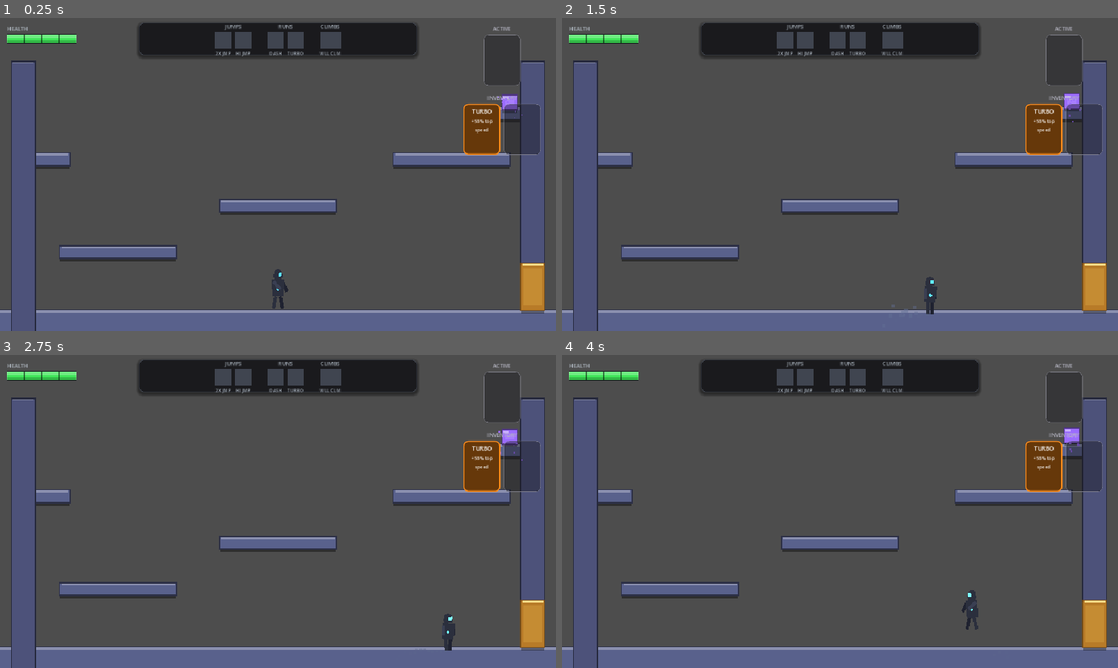
Above: before the commit, frames 1-4 (two rows, left to right).
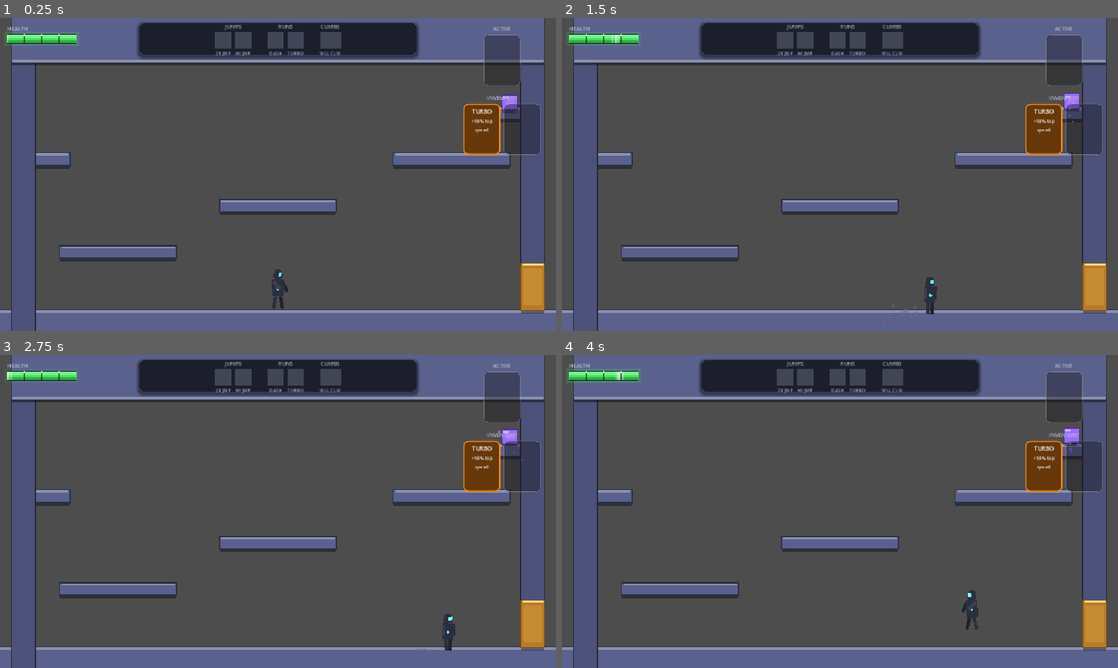
Above: after the commit, the same moments.

Repository: andy-augustine/godot-helloworld
Game: Godot game, scene res://World.tscn
The game is run twice, just before and just after one commit, with the same random seed, the same clock (stepped at 60 frames per second) and the same inputs.
Inputs (mouse positions are in pixels of both pictures, inside the frame that each line leads up to):
- Up to frame 1 (0.25 s): no input
- Up to frame 2 (1.5 s): tap Enter (ui_accept) at 0.5 s; move the mouse to (962, 158) at 0.52 s; hold D (move_right) 0.53-1.25 s; tap Shift (dash) at 0.6 s; click (962, 158) at 0.67 s; tap Space (jump) at 0.77 s; drag from (728, 190) to (1073, 99) at 1.27 s
- Up to frame 3 (2.75 s): move the mouse to (333, 442) at 2.02 s; hold D (move_right) from 2.03 s (still down); tap Shift (dash) at 2.1 s
- Up to frame 4 (4 s): release D (move_right) at 2.75 s; drag from (812, 574) to (1095, 624) at 2.77 s; move the mouse to (1006, 558) at 3.52 s; hold A (move_left) from 3.53 s (still down); tap Shift (dash) at 3.6 s; tap Space (jump) at 3.77 s

The runs differ from the first frame. In frame 1, 9.0% of the frame differs, in the area x 0-98%, y 0-16%; in frame 2, 9.0%; in frame 3, 9.0%; in frame 4, 9.0%.

Commit message:
P2 follow-up: fix Room 2 door, add ceiling visuals, more HealthBar sizzle
Three issues from playtest:

1. SecondRoom DoorL was unreachable from inside the room — WallLeft (40x800
   at y=400, spanning y=0-800) overlapped DoorL (40x80 at y=720, spanning
   y=680-760), so the player got blocked by the wall before reaching the
   door. Pre-existing geometry bug, only noticeable now that traversal is
   bidirectional. Fix: shorten WallLeft to 40x680 at y=340 (spans y=0-680),
   matching the StartingRoom WallRight + DoorR pattern where the wall
   stops directly above the door.

2. StartingRoom ceiling had no Visual node, and the bounds (468 tall) are
   smaller than the viewport (~823 tall), so the camera shows above the
   bounds top — leaving a visible gap above the walls where there was no
   ceiling. Fix: add procedural-static Visual stacks to ceilings in all 3
   rooms. StartingRoom ceiling visual extends 200px upward from bounds top
   to fill the visible gap (collision shape unchanged at 40px tall).
   SecondRoom + ThirdRoom ceilings get matching 100px-tall visuals for
   consistency, even though their viewport-vs-bounds ratio doesn't strictly
   need it.

3. HealthBar sizzle pass — added animated layers on top of the existing
   shadow/gloss/shade structure:
   - Outer ambient halo: two stacked rects with falling alpha that pulse
     subtly (HALO_PERIOD 3.2s) using the current fill color, so the bar
     feels alive even when nothing's happening.
   - Animated shimmer sweep: bright vertical band travels left-to-right
     across the fill on a 2.4s loop, built as 5 narrow slices with falloff
     for soft edges (cheap fake of a shader gradient).
   - Golden cap on the right edge of the fill: 3px brighter slice + a 1px
     near-white inner edge, gives the fill momentum/direction.
   - Pip caps at segment dividers: small bright dots above each segment
     line, reads as polished section markers.
   Existing damage flash, critical pulse, drop shadow, top gloss, bottom
   shade, and outer rim all preserved.

Co-Authored-By: Claude Opus 4.7 (1M context) <noreply@anthropic.com>

Diff:
--- a/hud/HealthBar.gd
+++ b/hud/HealthBar.gd
@@ -1,13 +1,15 @@
 extends Control
 
 # Segmented health bar. Drawn via _draw() so we have full control over the
-# Metroid-style segment dividers, color gradient, and damage flash — a stock
-# ProgressBar would need theme overrides to match, and this is ~40 lines either way.
+# Metroid-style segment dividers, color gradient, damage flash, critical pulse,
+# animated shimmer sweep, ambient halo, and cap glint — a stock ProgressBar
+# would need a half-dozen theme overrides to come close.
 #
 # Driven by the parent HUD calling set_health(current, maximum) when the player
 # emits health_changed. The bar lerps toward `_current` so changes feel like a
 # drain rather than a snap, shifts color from green → yellow → red as health
-# drops, and pulses white briefly when damage lands.
+# drops, pulses when damage lands, and shimmers continuously so it reads as
+# "alive" instead of static UI.
 
 const SEG_GAP: float = 2.0       # px gap between segments
 const BAR_HEIGHT: float = 14.0
@@ -29,6 +31,15 @@
 const PULSE_FREQUENCY: float = 4.0       # Hz
 const PULSE_BRIGHTEN_AMOUNT: float = 0.45 # 0..1 toward white at peak
 
+# Sizzle layer — always on, gives the bar life without competing with damage cues.
+const SHIMMER_PERIOD: float = 2.4         # seconds for one left-to-right shimmer pass
+const SHIMMER_WIDTH_RATIO: float = 0.18   # band width as fraction of bar width
+const SHIMMER_PEAK_ALPHA: float = 0.55    # 0..1 brightness add at peak of band
+const HALO_PERIOD: float = 3.2            # seconds for one halo pulse cycle
+const HALO_BASE_ALPHA: float = 0.06       # halo glow at trough
+const HALO_PEAK_ALPHA: float = 0.18       # halo glow at peak
+const HALO_PADDING: float = 4.0           # px outside bar each direction
+
 var _current: float = 100.0
 var _maximum: float = 100.0
 var _display: float = 100.0       # lerped value for smooth drain animation
@@ -36,6 +47,8 @@
 var _segments: int = 4
 var _pulse_phase: float = 0.0     # accumulated radians for critical-pulse sin
 var _critical_pulse: float = 0.0  # 0..1 brightness add when in critical zone
+var _shimmer_t: float = 0.0       # 0..1 looped position of shimmer band
+var _halo_t: float = 0.0          # accumulated radians for halo pulse
 
 func set_health(current: int, maximum: int) -> void:
 	if float(current) < _current:
@@ -55,6 +68,10 @@
 		_pulse_phase = 0.0
 		_critical_pulse = 0.0
 
+	# Sizzle: shimmer sweeps left-to-right continuously, halo pulses on its own beat
+	_shimmer_t = fmod(_shimmer_t + delta / SHIMMER_PERIOD, 1.0)
+	_halo_t += delta * TAU / HALO_PERIOD
+
 	queue_redraw()
 
 func _draw() -> void:
@@ -62,43 +79,101 @@
 	var h: float = BAR_HEIGHT
 	var fill_ratio: float = _display / _maximum if _maximum > 0.0 else 0.0
 
-	# Drop shadow — sits behind the bar, suggests depth against backdrop
-	draw_rect(Rect2(1, 2, w, h), Color(0, 0, 0, 0.45))
+	# Layer 0 — outer halo glow. Pulses subtly so the bar feels "alive" even
+	# when nothing's happening. Two stacked rects with falling alpha give a
+	# cheap pseudo-radial-glow without a shader.
+	var halo_pulse: float = 0.5 + 0.5 * sin(_halo_t)
+	var halo_alpha: float = lerpf(HALO_BASE_ALPHA, HALO_PEAK_ALPHA, halo_pulse)
+	var fill_color_for_halo: Color = _compute_fill_color(fill_ratio)
+	# Outer ring — wider, dimmer
+	draw_rect(
+		Rect2(-HALO_PADDING - 2, -HALO_PADDING - 2, w + 2 * (HALO_PADDING + 2), h + 2 * (HALO_PADDING + 2)),
+		Color(fill_color_for_halo.r, fill_color_for_halo.g, fill_color_for_halo.b, halo_alpha * 0.35)
+	)
+	# Inner ring — tighter, brighter
+	draw_rect(
+		Rect2(-HALO_PADDING, -HALO_PADDING, w + 2 * HALO_PADDING, h + 2 * HALO_PADDING),
+		Color(fill_color_for_halo.r, fill_color_for_halo.g, fill_color_for_halo.b, halo_alpha)
+	)
 
-	# Outer outline (procedural-animated tier border)
-	draw_rect(Rect2(-1, -1, w + 2, h + 2), Color(0.05, 0.05, 0.08, 0.85))
+	# Layer 1 — drop shadow behind the bar body
+	draw_rect(Rect2(1, 2, w, h), Color(0, 0, 0, 0.55))
 
-	# Background well
+	# Layer 2 — outer outline
+	draw_rect(Rect2(-1, -1, w + 2, h + 2), Color(0.05, 0.05, 0.08, 0.92))
+
+	# Layer 3 — well/background
 	draw_rect(Rect2(0, 0, w, h), COLOR_BG)
 
-	# Health-based color: green (full) → yellow (half) → red (low).
-	# Then white-pulse on top during the brief damage flash.
+	# Layer 4 — the fill itself, with health-color gradient, damage flash, critical pulse
+	var fill_color: Color = _compute_fill_color(fill_ratio)
+	var fill_w: float = w * fill_ratio
+
+	# Body fill
+	draw_rect(Rect2(0, 0, fill_w, h), fill_color)
+	# Top gloss highlight — top 35% of the fill, lightened toward white
+	var gloss_h: float = h * 0.35
+	draw_rect(Rect2(0, 0, fill_w, gloss_h), fill_color.lerp(Color(1, 1, 1), 0.32))
+	# Bottom shade — bottom 30%, darkened
+	var shade_h: float = h * 0.3
+	draw_rect(Rect2(0, h - shade_h, fill_w, shade_h), fill_color.darkened(0.25))
+
+	# Layer 5 — animated shimmer sweep. Bright vertical band that travels
+	# across the fill so the bar feels alive. Position is the band's center.
+	if fill_w > 4.0:
+		var band_w: float = w * SHIMMER_WIDTH_RATIO
+		var band_center_x: float = -band_w + (w + band_w * 2.0) * _shimmer_t
+		# Build the band as 5 narrow rects with falling alpha for a soft falloff.
+		# Cheap fake of a gradient — looks great at this scale.
+		for i in range(5):
+			var rel: float = (float(i) - 2.0) / 2.0  # -1..+1 across the band
+			var x_offset: float = rel * (band_w * 0.5)
+			var slice_w: float = band_w / 5.0
+			var slice_alpha: float = (1.0 - abs(rel)) * SHIMMER_PEAK_ALPHA
+			var slice_x: float = band_center_x + x_offset - slice_w * 0.5
+			# Clip to fill area
+			if slice_x + slice_w < 0.0 or slice_x > fill_w:
+				continue
+			var clipped_x: float = maxf(slice_x, 0.0)
+			var clipped_w: float = minf(slice_x + slice_w, fill_w) - clipped_x
+			if clipped_w <= 0.0:
+				continue
+			draw_rect(
+				Rect2(clipped_x, 0, clipped_w, h),
+				Color(1.0, 1.0, 1.0, slice_alpha)
+			)
+
+	# Layer 6 — golden cap on the right edge of the fill. Reads as a "tip" or
+	# "leading edge" — gives the fill a sense of momentum/direction.
+	if fill_ratio > 0.0 and fill_ratio < 1.0:
+		var cap_w: float = 3.0
+		var cap_x: float = maxf(fill_w - cap_w, 0.0)
+		draw_rect(Rect2(cap_x, 0, cap_w, h), fill_color.lerp(Color(1, 1, 1), 0.6))
+		draw_rect(Rect2(cap_x + cap_w - 1, 0, 1, h), Color(1, 1, 1, 0.95))
+
+	# Layer 7 — segment dividers + pip caps. Pips are small bright dots at the
+	# top of each segment line, reading as polished cap markers.
+	for i in range(1, _segments):
+		var x: float = (w / float(_segments)) * float(i)
+		draw_line(Vector2(x, 0), Vector2(x, h), COLOR_SEG_LINE, SEG_GAP)
+		# Pip cap — small bright dot at the top of the divider
+		draw_rect(Rect2(x - 1.5, -1, 3, 3), Color(0.9, 0.95, 1.0, 0.8))
+
+	# Layer 8 — outer top-edge highlight (catches "light")
+	draw_line(Vector2(0, 0), Vector2(w, 0), Color(1, 1, 1, 0.32), 1.0)
+	# Layer 9 — outer rim
+	draw_rect(Rect2(0, 0, w, h), Color(1, 1, 1, 0.22), false, 1.0)
+
+
+# Composite the fill color from health ratio + damage flash + critical pulse.
+# Extracted because both _draw layers (halo + body) need it for color matching.
+func _compute_fill_color(fill_ratio: float) -> Color:
 	var base_color: Color
 	if fill_ratio >= 0.5:
 		base_color = COLOR_HEALTH_MID.lerp(COLOR_HEALTH_HIGH, (fill_ratio - 0.5) * 2.0)
 	else:
 		base_color = COLOR_HEALTH_LOW.lerp(COLOR_HEALTH_MID, fill_ratio * 2.0)
 	var fill_color: Color = base_color.lerp(COLOR_DAMAGE_FLASH, _damage_flash)
-	# Critical pulse stacks on top: brightens toward white at the sin peaks
 	if _critical_pulse > 0.0:
 		fill_color = fill_color.lerp(Color(1, 1, 1), _critical_pulse)
-
-	var fill_w: float = w * fill_ratio
-	# Body fill
-	draw_rect(Rect2(0, 0, fill_w, h), fill_color)
-	# Top gloss highlight — top 35% of the fill, lightened toward white
-	var gloss_h: float = h * 0.35
-	draw_rect(Rect2(0, 0, fill_w, gloss_h), fill_color.lerp(Color(1, 1, 1), 0.25))
-	# Bottom shade — bottom 30%, darkened slightly for grounded depth
-	var shade_h: float = h * 0.3
-	draw_rect(Rect2(0, h - shade_h, fill_w, shade_h), fill_color.darkened(0.2))
-
-	# Segment dividers — subtle, on top of the fill
-	for i in range(1, _segments):
-		var x: float = (w / float(_segments)) * float(i)
-		draw_line(Vector2(x, 0), Vector2(x, h), COLOR_SEG_LINE, SEG_GAP)
-
-	# Outer top-edge highlight
-	draw_line(Vector2(0, 0), Vector2(w, 0), Color(1, 1, 1, 0.25), 1.0)
-	# Outer rim
-	draw_rect(Rect2(0, 0, w, h), Color(1, 1, 1, 0.18), false, 1.0)
+	return fill_color
--- a/rooms/SecondRoom.tscn
+++ b/rooms/SecondRoom.tscn
@@ -20,7 +20,7 @@
 size = Vector2(200, 20)
 
 [sub_resource type="RectangleShape2D" id="RectangleShape2D_wallL"]
-size = Vector2(40, 800)
+size = Vector2(40, 680)
 
 [sub_resource type="RectangleShape2D" id="RectangleShape2D_wallR"]
 size = Vector2(40, 800)
@@ -216,7 +216,7 @@
 color = Color(0.615, 0.65, 0.79, 1)
 
 [node name="WallLeft" type="StaticBody2D" parent="."]
-position = Vector2(20, 400)
+position = Vector2(20, 340)
 
 [node name="CollisionShape2D" type="CollisionShape2D" parent="WallLeft"]
 shape = SubResource("RectangleShape2D_wallL")
@@ -225,30 +225,30 @@
 
 [node name="Shadow" type="ColorRect" parent="WallLeft/Visual"]
 offset_left = -20.0
-offset_top = -394.0
+offset_top = -334.0
 offset_right = 20.0
-offset_bottom = 406.0
+offset_bottom = 346.0
 color = Color(0, 0, 0, 0.4)
 
 [node name="Outline" type="ColorRect" parent="WallLeft/Visual"]
 offset_left = -22.0
-offset_top = -402.0
+offset_top = -342.0
 offset_right = 22.0
-offset_bottom = 402.0
+offset_bottom = 342.0
 color = Color(0.16, 0.175, 0.26, 1)
 
 [node name="Body" type="ColorRect" parent="WallLeft/Visual"]
 offset_left = -20.0
-offset_top = -400.0
+offset_top = -340.0
 offset_right = 20.0
-offset_bottom = 400.0
+offset_bottom = 340.0
 color = Color(0.32, 0.35, 0.52, 1)
 
 [node name="Highlight" type="ColorRect" parent="WallLeft/Visual"]
 offset_left = -18.0
-offset_top = -400.0
+offset_top = -340.0
 offset_right = 18.0
-offset_bottom = -398.0
+offset_bottom = -338.0
 color = Color(0.524, 0.545, 0.664, 1)
 
 [node name="WallRight" type="StaticBody2D" parent="."]
@@ -293,6 +293,36 @@
 [node name="CollisionShape2D" type="CollisionShape2D" parent="Ceiling"]
 shape = SubResource("RectangleShape2D_ceiling")
 
+[node name="Visual" type="Node2D" parent="Ceiling"]
+
+[node name="Shadow" type="ColorRect" parent="Ceiling/Visual"]
+offset_left = -900.0
+offset_top = -94.0
+offset_right = 900.0
+offset_bottom = 26.0
+color = Color(0, 0, 0, 0.4)
+
+[node name="Outline" type="ColorRect" parent="Ceiling/Visual"]
+offset_left = -902.0
+offset_top = -102.0
+offset_right = 902.0
+offset_bottom = 22.0
+color = Color(0.19, 0.21, 0.3, 1)
+
+[node name="Body" type="ColorRect" parent="Ceiling/Visual"]
+offset_left = -900.0
+offset_top = -100.0
+offset_right = 900.0
+offset_bottom = 20.0
+color = Color(0.38, 0.42, 0.6, 1)
+
+[node name="Highlight" type="ColorRect" parent="Ceiling/Visual"]
+offset_left = -898.0
+offset_top = 16.0
+offset_right = 898.0
+offset_bottom = 20.0
+color = Color(0.566, 0.594, 0.72, 1)
+
 [node name="DashPickup" parent="." instance=ExtResource("3_pickup")]
 position = Vector2(640, 348)
 ability_id = &"dash"
--- a/rooms/StartingRoom.tscn
+++ b/rooms/StartingRoom.tscn
@@ -332,6 +332,36 @@
 [node name="CollisionShape2D" type="CollisionShape2D" parent="Ceiling"]
 shape = SubResource("RectangleShape2D_ceiling")
 
+[node name="Visual" type="Node2D" parent="Ceiling"]
+
+[node name="Shadow" type="ColorRect" parent="Ceiling/Visual"]
+offset_left = -460.0
+offset_top = -194.0
+offset_right = 460.0
+offset_bottom = 26.0
+color = Color(0, 0, 0, 0.4)
+
+[node name="Outline" type="ColorRect" parent="Ceiling/Visual"]
+offset_left = -462.0
+offset_top = -202.0
+offset_right = 462.0
+offset_bottom = 22.0
+color = Color(0.175, 0.19, 0.275, 1)
+
+[node name="Body" type="ColorRect" parent="Ceiling/Visual"]
+offset_left = -460.0
+offset_top = -200.0
+offset_right = 460.0
+offset_bottom = 20.0
+color = Color(0.35, 0.38, 0.55, 1)
+
+[node name="Highlight" type="ColorRect" parent="Ceiling/Visual"]
+offset_left = -458.0
+offset_top = 16.0
+offset_right = 458.0
+offset_bottom = 20.0
+color = Color(0.545, 0.566, 0.685, 1)
+
 [node name="HighJumpPickup" parent="." instance=ExtResource("3_pickup")]
 position = Vector2(976, 266)
 ability_id = &"high_jump"
--- a/rooms/ThirdRoom.tscn
+++ b/rooms/ThirdRoom.tscn
@@ -136,6 +136,36 @@
 [node name="CollisionShape2D" type="CollisionShape2D" parent="Ceiling"]
 shape = SubResource("RectangleShape2D_ceiling3")
 
+[node name="Visual" type="Node2D" parent="Ceiling"]
+
+[node name="Shadow" type="ColorRect" parent="Ceiling/Visual"]
+offset_left = -480.0
+offset_top = -94.0
+offset_right = 480.0
+offset_bottom = 26.0
+color = Color(0, 0, 0, 0.4)
+
+[node name="Outline" type="ColorRect" parent="Ceiling/Visual"]
+offset_left = -482.0
+offset_top = -102.0
+offset_right = 482.0
+offset_bottom = 22.0
+color = Color(0.16, 0.23, 0.21, 1)
+
+[node name="Body" type="ColorRect" parent="Ceiling/Visual"]
+offset_left = -480.0
+offset_top = -100.0
+offset_right = 480.0
+offset_bottom = 20.0
+color = Color(0.32, 0.46, 0.42, 1)
+
+[node name="Highlight" type="ColorRect" parent="Ceiling/Visual"]
+offset_left = -478.0
+offset_top = 16.0
+offset_right = 478.0
+offset_bottom = 20.0
+color = Color(0.524, 0.622, 0.594, 1)
+
 [node name="ToBeContinued" type="Label" parent="."]
 offset_left = 280.0
 offset_top = 220.0
